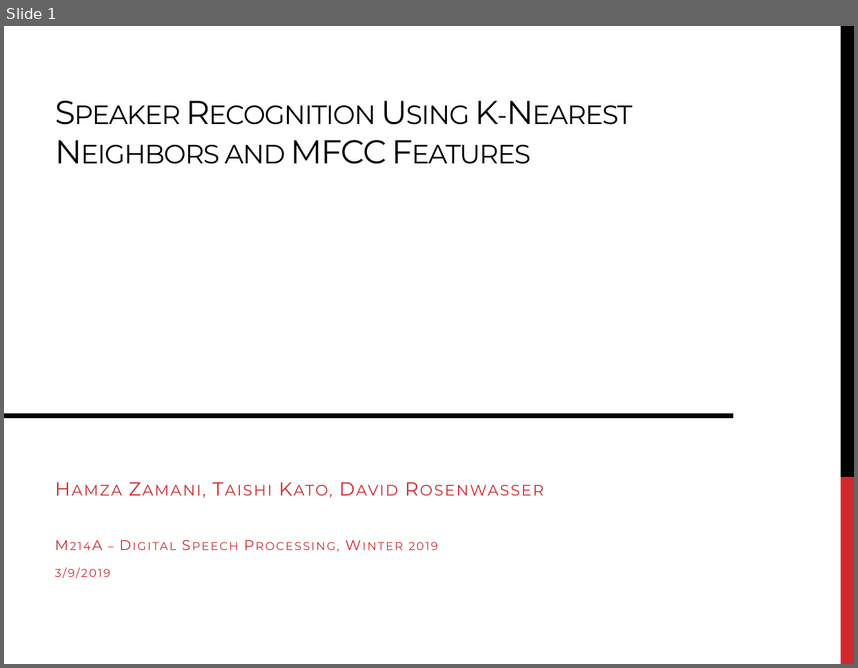
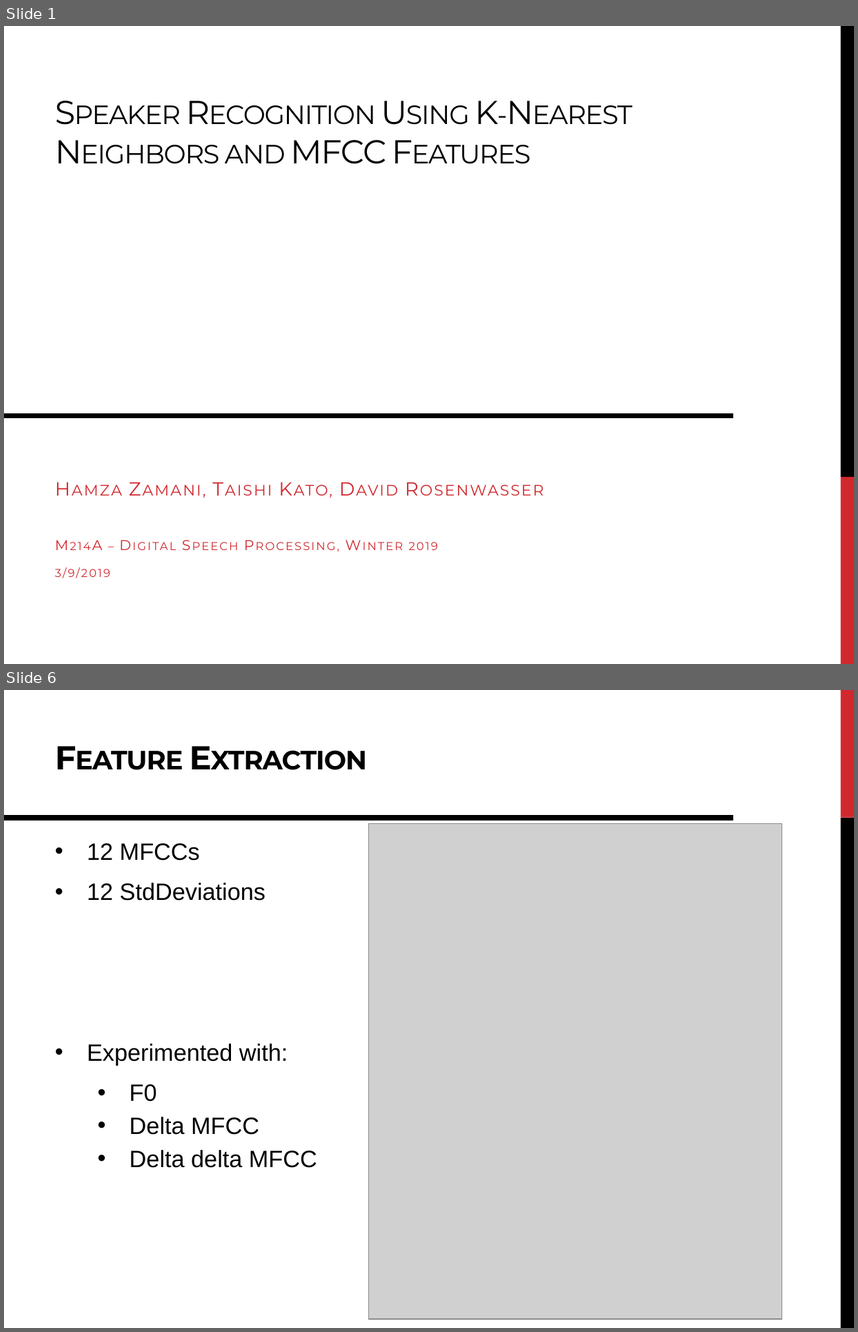
Before and after one commit to DavidRosenwasser/EE_M214A, a slide deck: Report/M214A Project Presentation.pptx. Shown one above the other, each under a label of ours: slide 1 before the commit, slides 1 and 6 after it; the slides between them are not shown. The pictures are 858x668 and 858x1332 pixels, drawn with LibreOffice and Linux fonts; fonts in the diff are those of the drawing; grey boxes stand for pictures. Boxes give left, top, right and bottom in pixels: in the first picture for what was removed or moved away, otherwise in the second. Text is boxed around its words. In the diff, an @@ line names an element or a change of style, - is before the commit and + after.

```diff
--- a/Report/M214A Project Presentation.pptx
+++ b/Report/M214A Project Presentation.pptx
@@ slide 6 added at <box>4,690,854,1328</box>, background #FFFFFF @@
@@ rectangle added at <box>840,690,854,818</box>, fill #D1282E @@
@@ title added at <box>47,733,712,796</box>, 28 pt, text #000000, bold, small capitals @@
+Feature Extraction
@@ line added from (4, 818) to (733, 818), #000000 4.5 pt @@
@@ picture added at <box>369,823,782,1319</box> @@
@@ rectangle added at <box>840,818,854,1328</box>, fill #000000 @@
@@ text added at <box>87,843,317,1167</box>, 20 pt, text #000000 @@
+• 12 MFCCs
+• 12 StdDeviations
+• Experimented with:
+  • F0
+  • Delta MFCC
+  • Delta delta MFCC
```
Also in this commit, not shown: 8 other slides added, 1 slide removed.
